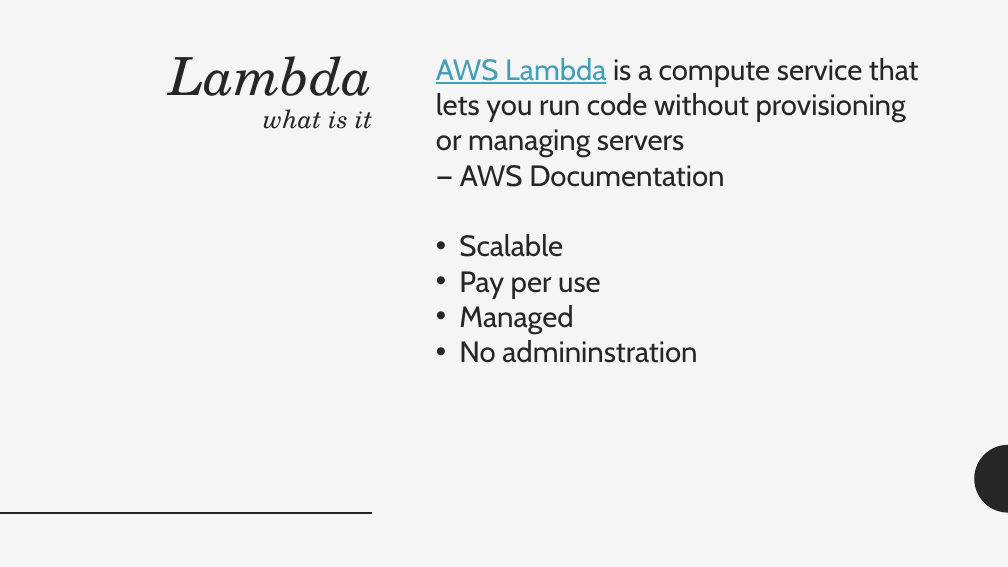
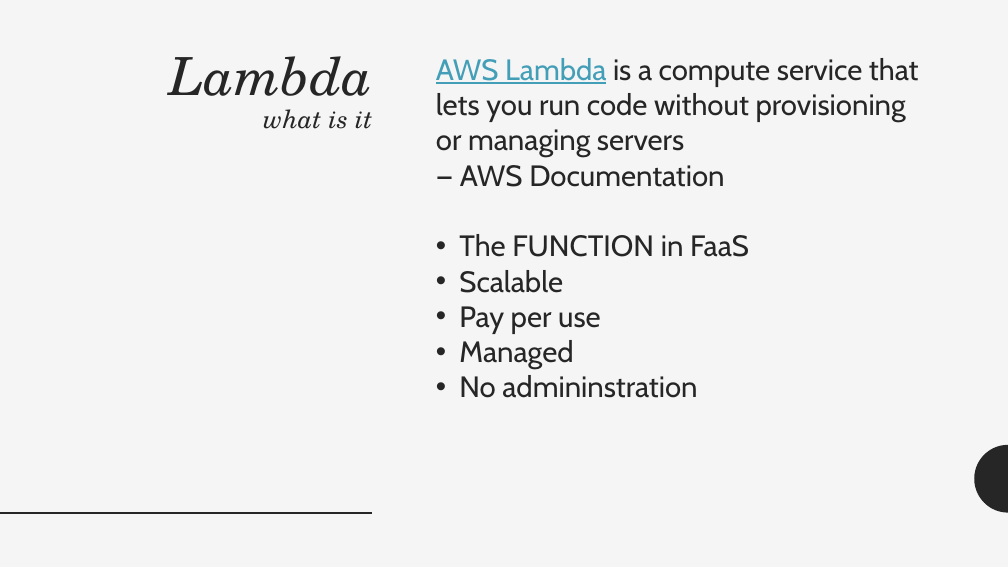
Before and after one commit to adrianpomilio/going-serverless, a slide deck: slide 19 of going-serverless-2017.pptx. Drawn at 1008x567 pixels with LibreOffice and Linux fonts; fonts in the diff are those of the drawing. Boxes give left, top, right and bottom in pixels: in the first picture for what was removed or moved away, otherwise in the second. Text is boxed around its words. In the diff, an @@ line names an element or a change of style, - is before the commit and + after.

Commit message:
added lambda signature slide

```diff
--- a/going-serverless-2017.pptx
+++ b/going-serverless-2017.pptx
@@ text at [459, 234, 749, 257]: paragraph added @@
+• The FUNCTION in FaaS
```
Also in this commit, not shown: 1 slide added, 1 slide removed.
